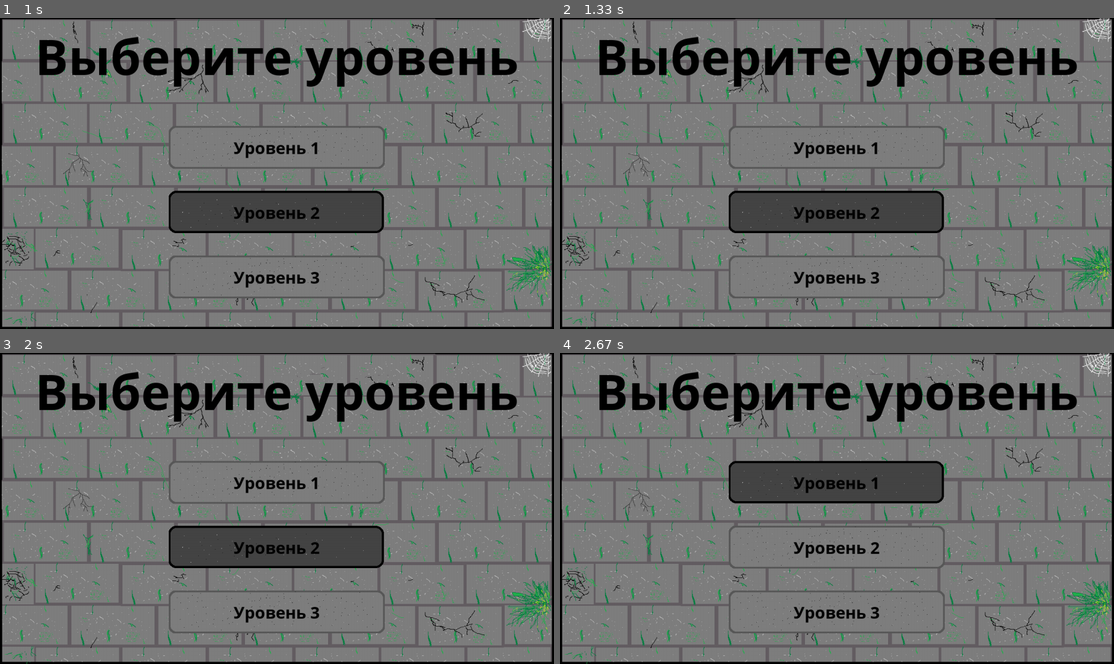
Above: before the commit, frames 1-4 (two rows, left to right).
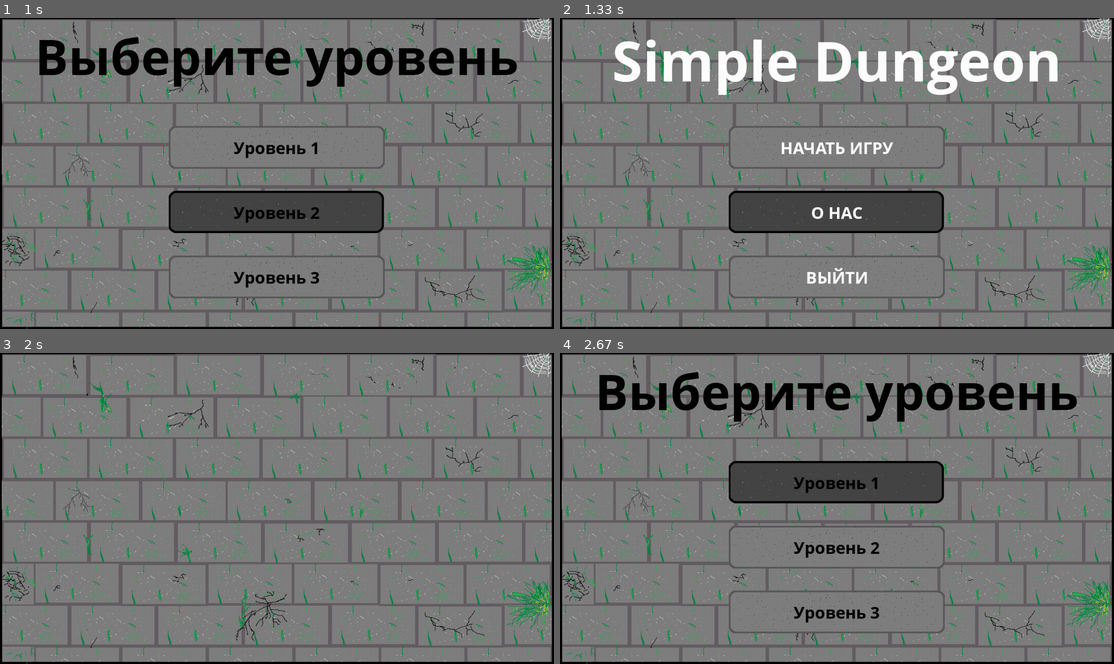
Above: after the commit, the same moments.

Repository: plov-cyber/Simple_Dungeon_PyGame
Game: pygame game, started from main.py
The game is run twice, just before and just after one commit, with the same random seed, the same clock (stepped at 60 frames per second) and the same inputs.
Inputs (mouse positions are in pixels of both pictures, inside the frame that each line leads up to):
- Up to frame 1 (1 s): click (277, 148) at 0.38 s; press the mouse at (277, 276) at 0.7 s; move the mouse to (238, 235) at 0.8 s; release the mouse at (204, 195) at 0.93 s
- Up to frame 2 (1.33 s): hold Esc from 1 s (still down)
- Up to frame 3 (2 s): release Esc at 1.47 s; press the mouse at (277, 483) at 1.53 s; move the mouse to (249, 520) at 1.63 s; release the mouse at (221, 558) at 1.77 s; press the mouse at (277, 611) at 1.87 s; move the mouse to (171, 555) at 1.97 s
- Up to frame 4 (2.67 s): release the mouse at (632, 499) at 2.1 s; click (803, 480) at 2.22 s; press the mouse at (837, 483) at 2.53 s; move the mouse to (903, 480) at 2.63 s

Frame 1 is identical in both runs. In frame 2, 8.6% of the frame differs, in the area x 7-94%, y 6-87%; in frame 3, 13%, in the area x 7-94%, y 6-91%; in frame 4, nothing differs.

Commit message:
Написал функцию загрузки звуков и музыки. Добавил музыку в главном меню, титрах и меню выбора уровня. Добавил звук при нажатии кнопки.

Diff:
--- a/main.py
+++ b/main.py
@@ -7,8 +7,26 @@
 
 def terminate():
     """Выход из игры"""
+
     pygame.quit()
     exit(0)
+
+
+def load_sound(type, name):
+    """Загружает звук или музыку. Использует type для определения типа(музыка, звук)."""
+
+    fullname = os.path.join('sounds', name)
+    sound = None
+    try:
+        if type == 0:
+            pygame.mixer_music.load(fullname)
+        elif type == 1:
+            sound = pygame.mixer.Sound(fullname)
+    except pygame.error:
+        print('Звук', name, 'отсутствует.')
+        exit(0)
+    if sound:
+        return sound
 
 
 def load_image(name, colorkey=None):
@@ -31,7 +49,8 @@
 
 class Hero(pygame.sprite.Sprite):
     """Класс главного героя. Принимает координаты."""
-    def __init__(self, group):
+
+    def __init__(self, screen, group, x, y):
         super().__init__(group)
 
 
@@ -82,6 +101,12 @@
 BTN_IMGS = [load_image('btn.png', pygame.Color('white')), load_image('btn_act.png', pygame.Color('white'))]
 BACKGROUND = load_image('background.png')
 
+# Загрузка звуков и музыки.
+load_sound(0, 'title_menu_music.mp3')
+pygame.mixer_music.set_volume(0.3)
+pygame.mixer_music.play(-1)
+btn_sound = load_sound(1, 'btn_sound.wav')
+
 # Экран с титрами(О НАС).
 about_screen = pygame.Surface((WIN_WIDTH, WIN_HEIGHT))
 about_screen.blit(BACKGROUND, (0, 0))
@@ -122,11 +147,13 @@
     # Код для главного меню игры.
     if now_screen == MENU_SCREEN:
 
+        pygame.mixer_music.unpause()
         for event in pygame.event.get():
             if event.type == pygame.QUIT:
                 running = False
             for btn in menu_buttons:
                 if event.type == pygame.MOUSEBUTTONUP and event.button == 1 and btn.rect.collidepoint(event.pos):
+                    btn_sound.play()
                     if btn.title == 'ВЫЙТИ':
                         terminate()
                     elif btn.title == 'О НАС':
@@ -152,6 +179,7 @@
     # Код для экрана с титрами.
     elif now_screen == ABOUT_SCREEN:
 
+        pygame.mixer_music.unpause()
         for event in pygame.event.get():
             if event.type == pygame.QUIT:
                 terminate()
@@ -170,9 +198,15 @@
     # Код для экрана выбора уровня
     elif now_screen == LVL_CH_SCREEN:
 
+        pygame.mixer_music.unpause()
         for event in pygame.event.get():
             if event.type == pygame.QUIT:
                 terminate()
+            elif event.type == pygame.KEYDOWN and event.key == pygame.K_ESCAPE:
+                now_screen = MENU_SCREEN
+            for btn in level_buttons:
+                if event.type == pygame.MOUSEBUTTONUP and event.button == 1 and btn.rect.collidepoint(event.pos):
+                    btn_sound.play()
 
         l_ch_screen.blit(BACKGROUND, (0, 0))
         l_ch_screen.blit(LVL_CH_TITLE, ((WIN_WIDTH - LVL_CH_TITLE.get_width()) // 2, 10))
Not shown, added: sounds/btn_sound.wav
Not shown, added: sounds/title_menu_music.mp3
